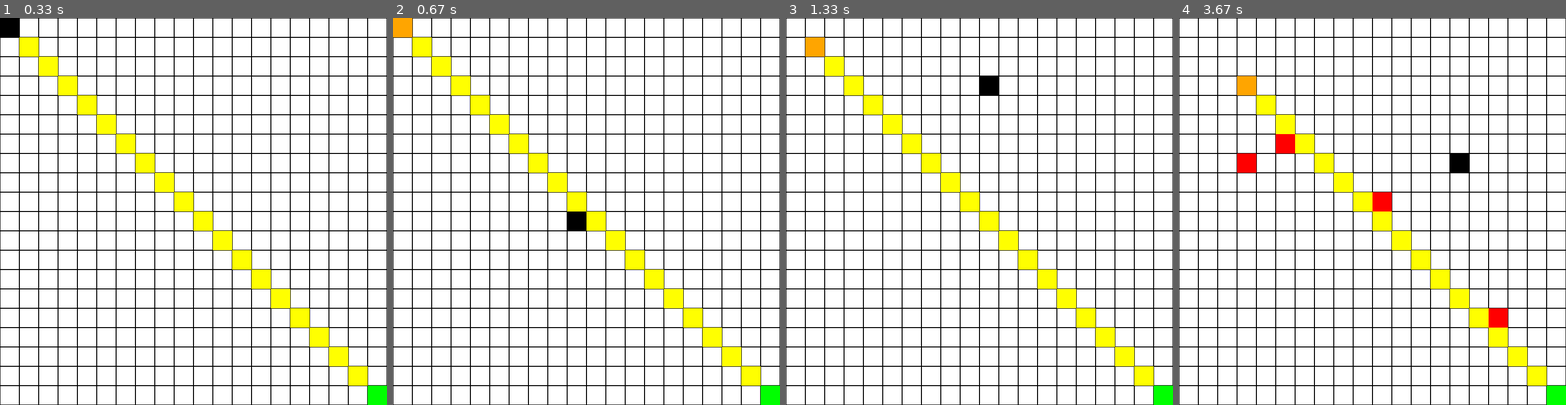
Above: before the commit, frames 1-4 (left to right).
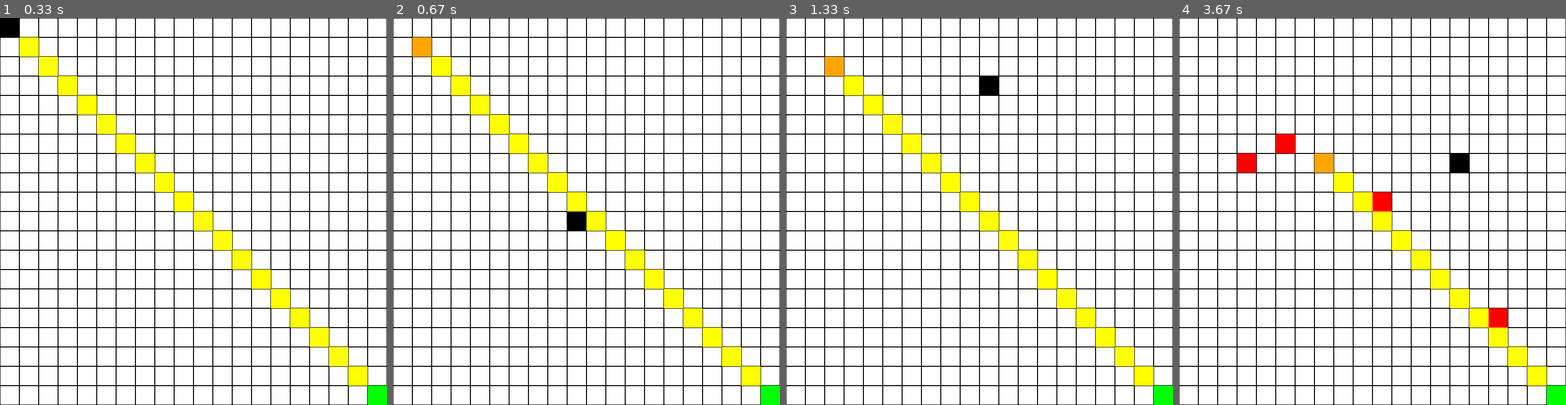
Above: after the commit, the same moments.

Repository: bikcrum/pygame-path-finding
Game: pygame game, started from main.py
The game is run twice, just before and just after one commit, with the same random seed, the same clock (stepped at 60 frames per second) and the same inputs.
Inputs (mouse positions are in pixels of both pictures, inside the frame that each line leads up to):
- Up to frame 1 (0.33 s): no input
- Up to frame 2 (0.67 s): move the mouse to (571, 226) at 0.37 s
- Up to frame 3 (1.33 s): move the mouse to (859, 153) at 0.87 s; move the mouse to (987, 79) at 1.2 s
- Up to frame 4 (3.67 s): move the mouse to (1360, 145) at 1.7 s; click (1507, 312) at 2.28 s; click (1248, 161) at 2.62 s; click (1387, 196) at 2.95 s; click (1287, 141) at 3.32 s; click (1453, 161) at 3.62 s

Frame 1 is identical in both runs. In frame 2, 0.5% of the frame differs, in the area x 0-10%, y 0-10%; in frame 3, 0.5%; in frame 4, 1.2%, in the area x 15-40%, y 15-40%.

Commit message:
Fix path tracing

Diff:
--- a/display.py
+++ b/display.py
@@ -15,6 +15,7 @@
         pygame.init()
         self.screen = pygame.display.set_mode(self.size)
         self.clock = pygame.time.Clock()
+        self.font = pygame.font.Font(pygame.font.get_default_font(), 12)
         self.mouse_down = False
         self.key_down = False
 
--- a/main.py
+++ b/main.py
@@ -8,24 +8,28 @@
 class Display(AbstractDisplay):
     # Implement how to draw individual object type
     def draw_cell(self, x, y, value):
-        if value == 1:
-            rect = pygame.Rect(x * self.block_size[0], y * self.block_size[1], *self.block_size)
-            pygame.draw.rect(self.screen, (255, 165, 0), rect)
-        elif value == 2:
-            rect = pygame.Rect(x * self.block_size[0], y * self.block_size[1], *self.block_size)
-            pygame.draw.rect(self.screen, (0, 0, 255), rect)
-        elif value == 3:
-            rect = pygame.Rect(x * self.block_size[0], y * self.block_size[1], *self.block_size)
-            pygame.draw.rect(self.screen, (0, 255, 0), rect)
-        elif value == 4:
-            rect = pygame.Rect(x * self.block_size[0], y * self.block_size[1], *self.block_size)
-            pygame.draw.rect(self.screen, (0, 0, 0), rect)
-        elif value == 5:
-            rect = pygame.Rect(x * self.block_size[0], y * self.block_size[1], *self.block_size)
-            pygame.draw.rect(self.screen, (255, 0, 0), rect)
-        elif value == 6:
-            rect = pygame.Rect(x * self.block_size[0], y * self.block_size[1], *self.block_size)
-            pygame.draw.rect(self.screen, (255, 255, 0), rect)
+        if type(value) == float:
+            if value == 1:
+                rect = pygame.Rect(x * self.block_size[0], y * self.block_size[1], *self.block_size)
+                pygame.draw.rect(self.screen, (255, 165, 0), rect)
+            elif value == 2:
+                rect = pygame.Rect(x * self.block_size[0], y * self.block_size[1], *self.block_size)
+                pygame.draw.rect(self.screen, (0, 0, 255), rect)
+            elif value == 3:
+                rect = pygame.Rect(x * self.block_size[0], y * self.block_size[1], *self.block_size)
+                pygame.draw.rect(self.screen, (0, 255, 0), rect)
+            elif value == 4:
+                rect = pygame.Rect(x * self.block_size[0], y * self.block_size[1], *self.block_size)
+                pygame.draw.rect(self.screen, (0, 0, 0), rect)
+            elif value == 5:
+                rect = pygame.Rect(x * self.block_size[0], y * self.block_size[1], *self.block_size)
+                pygame.draw.rect(self.screen, (255, 0, 0), rect)
+        elif type(value) == tuple:
+            if value[0] == 6:
+                rect = pygame.Rect(x * self.block_size[0], y * self.block_size[1], *self.block_size)
+                pygame.draw.rect(self.screen, (255, 255, 0), rect)
+                text_surface = self.font.render(value[1], False, (0, 0, 0))
+                self.screen.blit(text_surface, (x * self.block_size[0], y * self.block_size[1]))
 
 
 class Astar(AbstractAstar):
@@ -37,14 +41,17 @@
     def heuristic(self, location, destination):
         return sum(np.abs(location - destination))
 
+    def cost_to_child(self):
+        return 1
+
 
 def place(source, destination, location):
     destination[location[0]:location[0] + source.shape[0], location[1]:location[1] + source.shape[1]] = source
 
 
 def main():
+    resolution = (20, 20)
     window_size = (800, 800)
-    resolution = (20, 20)
 
     # world as basic array
     world = np.zeros(shape=resolution, dtype=object)
@@ -56,7 +63,6 @@
     astar = Astar(world=world)
 
     #  SETUP OBJECTS
-
     # actor (initially at source)
     actor = np.ones(shape=(1, 1))
 
@@ -76,8 +82,7 @@
     path_trace = np.empty(shape=(1, 1))
     path_trace.fill(6)
 
-    # set location in world
-    # actor
+    # set location of actor and dest
     actor_loc = (0, 0)
     dest_loc = (world.shape[0] - 1, world.shape[1] - 1)
     obstacles_loc = []
@@ -95,18 +100,21 @@
 
         # if disp.key_down:
         path = astar.get_optimal_path(actor_loc, dest_loc)
-
+        # p = list(map(lambda x:x.location, path))
         if path is not None:
             for trace in path:
-                place(path_trace, world, trace)
+                path_trace = np.empty(shape=(1, 1), dtype=object)
+                path_trace[0, 0] = (6, f'f={trace.f}, g={trace.g}, h={trace.h}')
+                path_trace[0, 0] = (6, '')
+                place(path_trace, world, trace.location)
 
         place(actor, world, location=actor_loc)
-        place(destination, world, location=(world.shape[0] - 1, world.shape[1] - 1))
+        place(destination, world, location=dest_loc)
         place(mouse, world, disp.get_mouse_position())
 
-        if time.time() - start > 1:
+        if time.time() - start > 0.5 and len(path) > 1:
             start = time.time()
-            actor_loc = path[1] if len(path) > 1 else (0, 0)
+            actor_loc = path[1].location
 
         disp.update()
 
--- a/path_finder.py
+++ b/path_finder.py
@@ -3,11 +3,15 @@
 
 
 class Node:
-    def __init__(self, location):
+    def __init__(self, parent, location):
+        self.parent = parent
         self.location = location
         self.f = 0
         self.g = 0
         self.h = 0
+
+    def __eq__(self, other):
+        return np.all(self.location == other.location)
 
 
 class AbstractAstar:
@@ -15,65 +19,82 @@
         self.world = world
         pass
 
+    def _trace_path(self, current_node):
+        path = []
+        node = current_node
+        while node is not None:
+            path.append(node)
+            node = node.parent
+
+        # reverse list so that it's from start to end
+        return path[::-1]
+
     def get_optimal_path(self, source, destin):
+
+        start_node = Node(None, source)
+        end_node = Node(None, destin)
+
         open_list = []
         closed_list = []
 
-        start = Node(location=source)
-        end = Node(location=destin)
+        open_list.append(start_node)
 
-        open_list.append(start)
+        iterations = 0
+        max_iterations = sum(self.world.shape) ** 10
 
         while open_list:
-            min_node = None
-            min_node_index = None
-            # find node with minimum f
-            for i in range(len(open_list)):
-                if min_node is None or open_list[i].f < min_node.f:
-                    min_node = open_list[i]
-                    min_node_index = i
+            iterations += 1
+            print(iterations)
 
-            open_list = open_list[:min_node_index] + open_list[min_node_index + 1:]
+            current_node = open_list[0]
+            current_index = 0
+            for index, item in enumerate(open_list):
+                if item.f < current_node.f:
+                    current_node = item
+                    current_index = index
 
-            neighbours = np.array(
-                [(-1, 0), (1, 0), (0, -1), (0, 1), (-1, -1), (1, -1), (-1, 1), (1, 1)]) + min_node.location
+            if iterations > max_iterations:
+                return self._trace_path(current_node)
 
-            neighbours = neighbours[np.all((neighbours >= [0, 0]) & (neighbours < self.world.shape), axis=1)]
+            open_list.pop(current_index)
+            closed_list.append(current_node)
 
-            successors = [Node(neighbour) for neighbour in neighbours]
+            if current_node == end_node:
+                return self._trace_path(current_node)
 
-            for successor in successors:
-                if not self.is_valid(successor.location[0], successor.location[1],
-                                     self.world[successor.location[0], successor.location[1]]):
+            children = np.array(
+                [(-1, 0), (1, 0), (0, -1), (0, 1), (-1, -1), (1, -1), (-1, 1), (1, 1)]) + current_node.location
+
+            children = children[np.all((children >= [0, 0]) & (children < self.world.shape), axis=1)]
+
+            children = map(lambda x: Node(current_node, x), children)
+
+            for child in children:
+                if not self.is_valid(child.location[0], child.location[1],
+                                     self.world[child.location[0], child.location[1]]):
                     continue
-                if np.all(successor.location == end.location):
-                    closed_list.append(min_node)
-                    return [node.location for node in closed_list]
-                else:
-                    successor.g = min_node.g + 1
-                    successor.h = self.heuristic(successor.location, destin)
-                    successor.f = successor.g + successor.h
+
+                if child in closed_list:
+                    continue
+
+                child.g = current_node.g + self.cost_to_child()
+                child.h = self.heuristic(child.location, end_node.location)
+
+                child.f = child.g + child.h
 
                 skip = False
-                for node in open_list:
-                    if np.all(node.location == successor.location) and node.f < successor.f:
+                for i, node in enumerate(open_list):
+                    if child == node and node.f < child.f:
                         skip = True
                         break
+
                 if skip:
                     continue
 
-                skip = False
-                for node in closed_list:
-                    if np.all(node.location == successor.location) and node.f < successor.f:
-                        skip = True
-                        break
+                open_list.append(child)
 
-                if not skip:
-                    open_list.append(successor)
-
-            closed_list.append(min_node)
-
-        return [node.location for node in closed_list]
+    def cost_to_child(self):
+        raise NotImplementedError('You must implement cost_to_child function')
 
     def is_valid(self, x, y, value):
         raise NotImplementedError('You must implement is_valid function')
